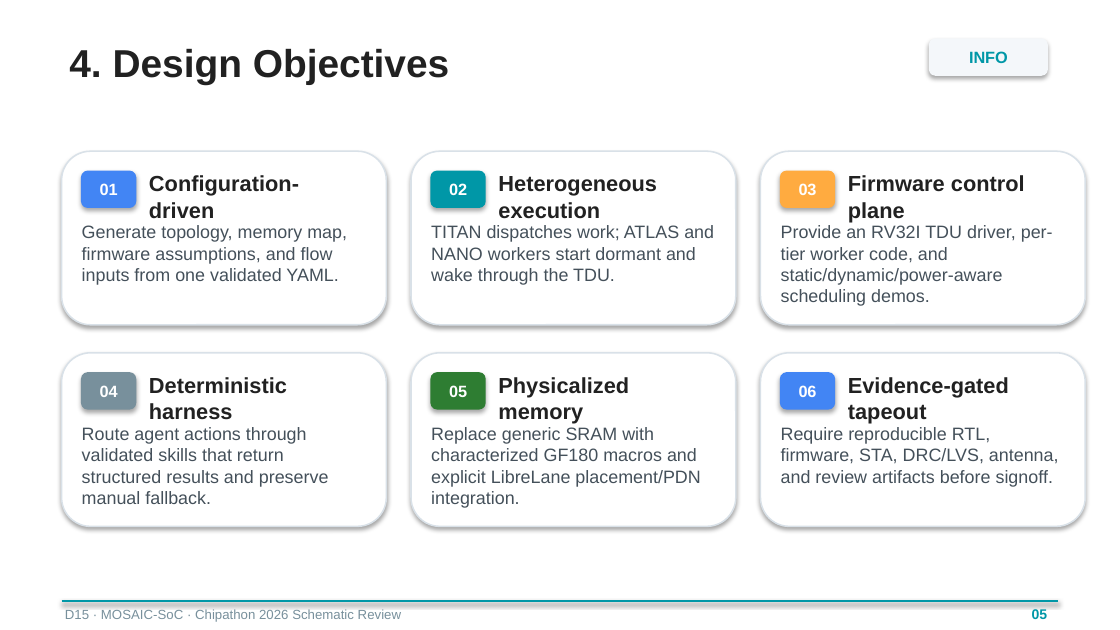
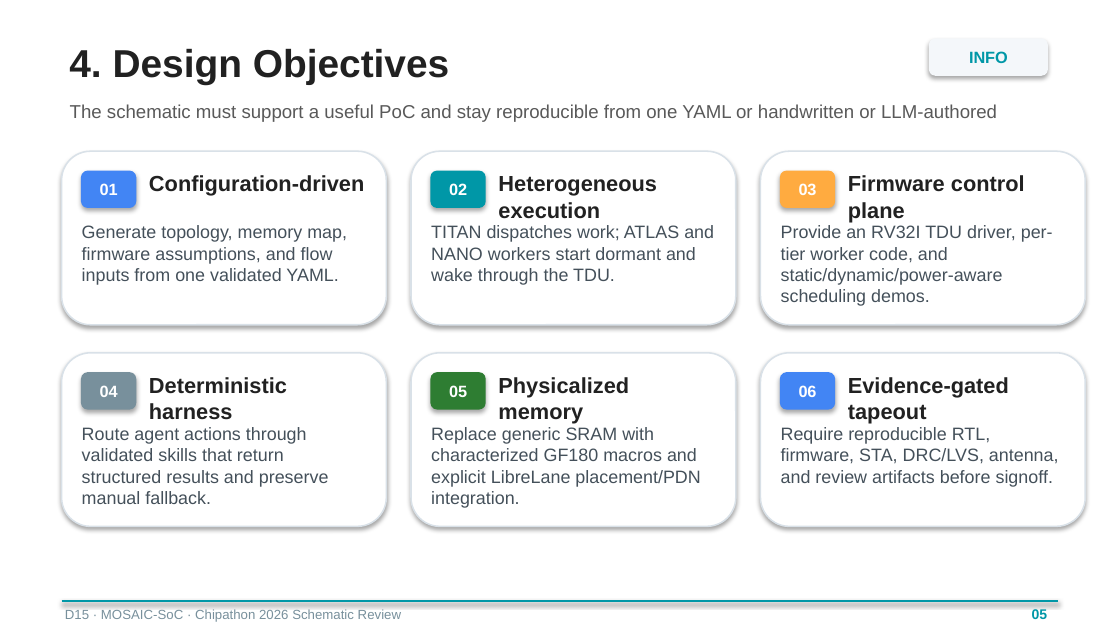
Before and after one commit to MILOUDIAS/MOSAIC-SoC, a slide deck: slide 5 of docs/presentations/Schematic_Review_10-07-2026/D15_MOSAIC-SoC_2026_Schematic_Review_10-07-2026.pptx. Drawn at 1120x630 pixels with LibreOffice and Linux fonts; fonts in the diff are those of the drawing. Boxes give left, top, right and bottom in pixels: in the first picture for what was removed or moved away, otherwise in the second. Text is boxed around its words. In the diff, an @@ line names an element or a change of style, - is before the commit and + after.

```diff
--- a/docs/presentations/Schematic_Review_10-07-2026/D15_MOSAIC-SoC_2026_Schematic_Review_10-07-2026.pptx
+++ b/docs/presentations/Schematic_Review_10-07-2026/D15_MOSAIC-SoC_2026_Schematic_Review_10-07-2026.pptx
@@ text added at [70,104,997,122], 12 pt, text #595959 @@
+The schematic must support a useful PoC and stay reproducible from one YAML or handwritten or LLM-authored
@@ text "Configuration-driven" rewrapped from [149,175,299,219] to [149,175,364,196] @@
```
Also in this commit, not shown: 1 other slide changed, 2 other files.
